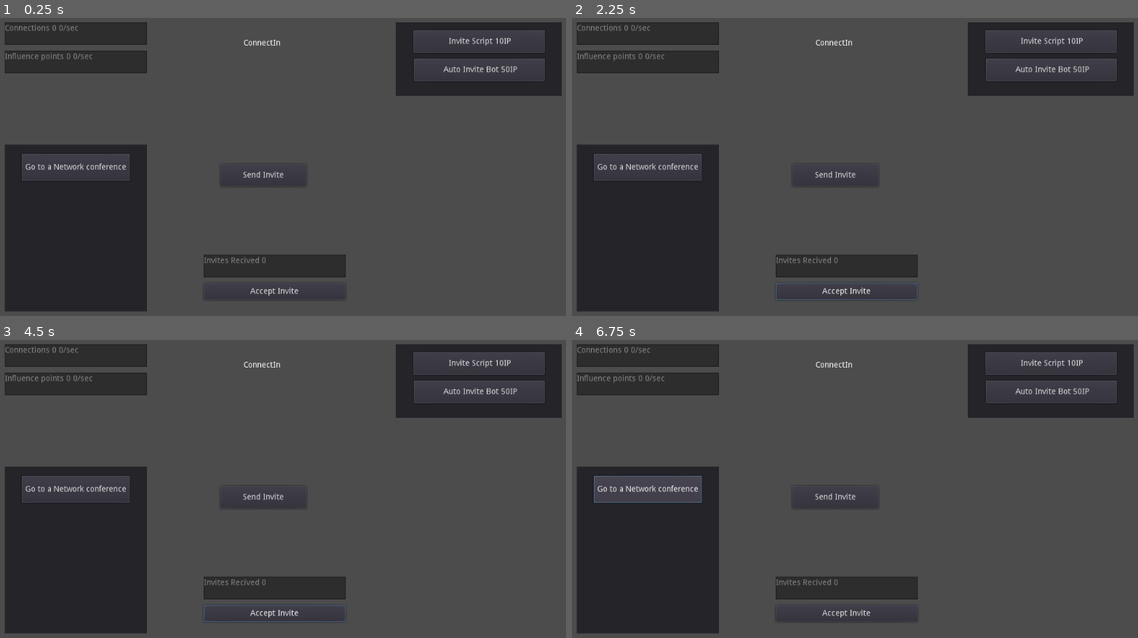
Above: before the commit, frames 1-4 (two rows, left to right).
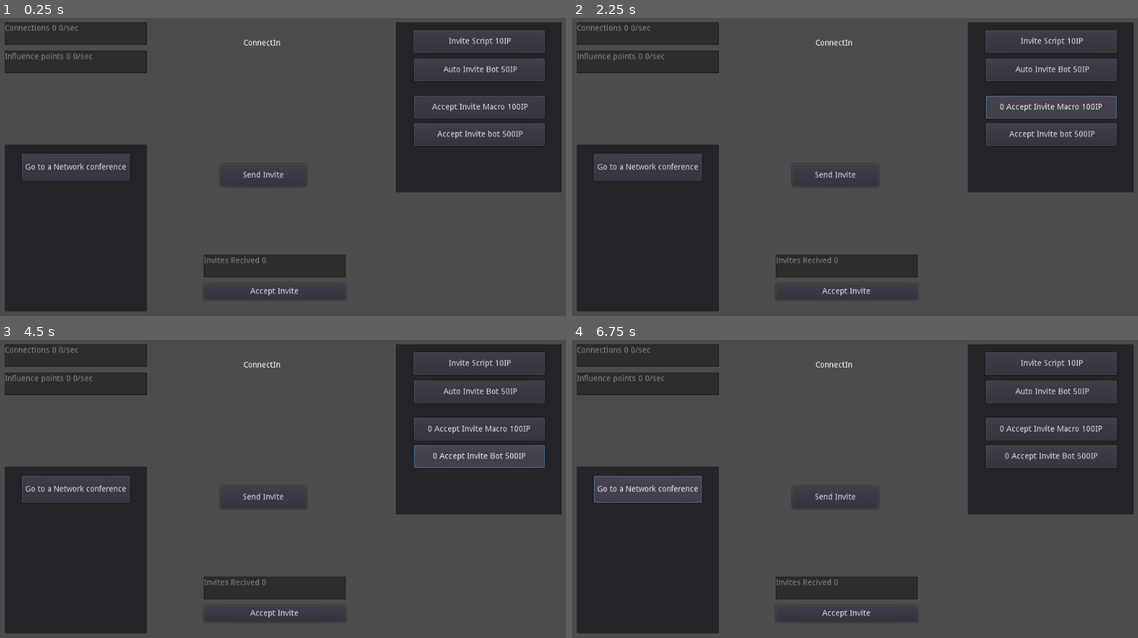
Above: after the commit, the same moments.

Repository: SamuelDeboni/ConnectIn
Game: Godot game, scene res://Main.tscn
The game is run twice, just before and just after one commit, with the same random seed, the same clock (stepped at 60 frames per second) and the same inputs.
Inputs (mouse positions are in pixels of both pictures, inside the frame that each line leads up to):
- Up to frame 1 (0.25 s): no input
- Up to frame 2 (2.25 s): click "Accept Invite" at 0.5 s; click "Accept Invite" at 1.25 s; click (1053, 107) at 2 s, where only the run after the commit has a clickable "Accept Invite Macro 100IP"
- Up to frame 3 (4.5 s): click (481, 429) at 2.75 s, where only the run after the commit has a clickable "0 Accept Invite Macro 100IP"; click (481, 429) at 3.5 s, where only the run after the commit has a clickable "0 Accept Invite Macro 100IP"; click (481, 456) at 4.25 s, where only the run after the commit has a clickable "Accept Invite bot 500IP"
- Up to frame 4 (6.75 s): click (1053, 456) at 5 s, where only the run after the commit has a clickable "0 Accept Invite Bot 500IP"; click (1053, 456) at 5.75 s, where only the run after the commit has a clickable "0 Accept Invite Bot 500IP"; click "Go to a Network conference" at 6.5 s

The runs differ from the first frame. In frame 1, 6.4% of the frame differs, in the area x 69-100%, y 26-59%; in frame 2, 6.5%; in frame 3, 6.6%, in the area x 35-100%, y 26-95%; in frame 4, 6.4%.

Commit message:
Added more stuff

Diff:
--- a/Main.gd
+++ b/Main.gd
@@ -3,33 +3,50 @@
 # Resources ---------------
 var connections = 0.0
 var influence_points = 0.0
-
+var invites = 0.0
 
 var invite_multi = 1
 var invite_bot_multi = 0
-var accept_mult = 1
+var accept_multi = 1
+var accept_bot_multi = 0
 
-var invites = 0.0
+
 
 # Prices --------------------
 var invite_script_price = 10
 var invite_bot_price = 50
+var accept_macro_price = 100
+var accept_bot_price = 500
+
+var t = 0.0
 
 func _ready():
 	$Control/Store/InviteScript.text = " Invite Script " + str(invite_script_price) + "IP"
 	$Control/Store/InviteBot.text = " Auto Invite Bot " + str(invite_bot_price) + "IP"
-
-
-
+	$Control/Store/AcceptMacro.text = " Accept Invite Macro " + str(accept_macro_price) + "IP"
+	$Control/Store/AcceptBot.text = " Accept Invite bot " + str(accept_bot_price) + "IP"
 
 func _process(delta):
+
+	t += delta
+
+	# Update Resources
 	influence_points += delta*connections*0.1
 	connections += invite_bot_multi * delta * 0.1
-	invites += connections * delta * 0.01
+	invites += connections * delta * 0.005
 
+	if t > 1:
+		invites -= accept_bot_multi
+		connections += accept_bot_multi
+		print(t)
+		t = 0.0
+
+	# Update Text -------------------------------------------------------------
 	$Control/ConnectionsT.text = "Connections " + str(int(connections)) + " " + str(int(invite_bot_multi) * 0.1) + "/sec"
 	$Control/InfluenceT.text = "Influence points " + str(int(influence_points)) + " " + str(int(connections)*0.1) + "/sec"
 	$Control/Invites.text = "Invites Recived " + str(int(invites))
+
+
 
 func _on_SendInvite_button_down():
 	if rand_range(0,10) > 9:
@@ -53,6 +70,21 @@
 
 
 func _on_AcceptInvite_button_down():
-	if invites >= 1 * accept_mult:
-		invites -= 1 * accept_mult
-		connections += 1 * accept_mult
+	if invites >= 1 * accept_multi:
+		invites -= 1 * accept_multi
+		connections += 1 * accept_multi
+
+
+func _on_AcceptMacro_button_down():
+	if influence_points >= accept_macro_price:
+		accept_multi += 1
+		influence_points -= accept_macro_price
+		accept_macro_price += 10
+	$Control/Store/AcceptMacro.text = str(accept_multi-1) + " Accept Invite Macro " + str(accept_macro_price) + "IP"
+
+func _on_AcceptBot_button_down():
+	if influence_points >= accept_bot_price:
+		accept_bot_multi += 1
+		influence_points -= accept_bot_price
+		accept_bot_price += 50
+	$Control/Store/AcceptBot.text = str(accept_bot_multi) + " Accept Invite Bot " + str(accept_bot_price) + "IP"
--- a/Main.tscn
+++ b/Main.tscn
@@ -55,7 +55,7 @@
 margin_left = 722.0
 margin_top = 10.0
 margin_right = 1014.0
-margin_bottom = 140.0
+margin_bottom = 310.0
 
 [node name="InviteScript" type="Button" parent="Control/Store"]
 margin_left = 31.0
@@ -70,6 +70,20 @@
 margin_right = 262.0
 margin_bottom = 104.0
 text = "Auto Invite Bot"
+
+[node name="AcceptMacro" type="Button" parent="Control/Store"]
+margin_left = 32.0
+margin_top = 130.0
+margin_right = 262.0
+margin_bottom = 170.0
+text = "Invite Accept Macro"
+
+[node name="AcceptBot" type="Button" parent="Control/Store"]
+margin_left = 32.0
+margin_top = 178.0
+margin_right = 262.0
+margin_bottom = 218.0
+text = "Invite Accept Bot"
 
 [node name="Actions" type="Panel" parent="Control"]
 margin_left = 34.0
@@ -88,3 +102,5 @@
 [connection signal="button_down" from="Control/AcceptInvite" to="." method="_on_AcceptInvite_button_down"]
 [connection signal="button_down" from="Control/Store/InviteScript" to="." method="_on_InviteScript_button_down"]
 [connection signal="button_down" from="Control/Store/InviteBot" to="." method="_on_InviteBot_button_down"]
+[connection signal="button_down" from="Control/Store/AcceptMacro" to="." method="_on_AcceptMacro_button_down"]
+[connection signal="button_down" from="Control/Store/AcceptBot" to="." method="_on_AcceptBot_button_down"]
Binary file added: Sprites/Background.png
Not shown, added: Sprites/Background.png.import
Binary file added: Sprites/Blue_button.png
Not shown, added: Sprites/Blue_button.png.import
Binary file added: Sprites/Gray_button.png
Not shown, added: Sprites/Gray_button.png.import
Binary file added: Sprites/Windown.png
Not shown, added: Sprites/Windown.png.import
